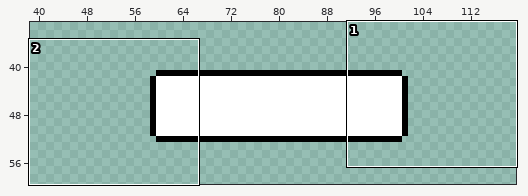
One commit to this pixel-art file: GameJam/Assets/Sprites/UI/Text_Box.aseprite. Above: a wide view before the commit, with the close-up outlined.
Close-up. Earlier state:
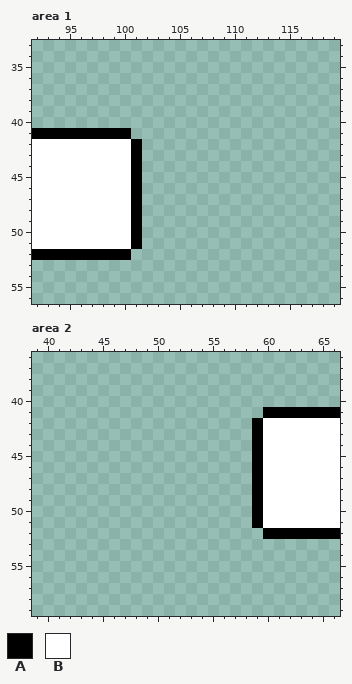
160x90 pixels, 1 frame. Shown: area 1: x 92..119, y 33..56; area 2: x 39..66, y 36..59. The wide view leaves out empty margins.
Visible layers, top first: "Layer 3", "Layer 1".
Palette (. is transparent): A #000000  B #ffffff
Pixels before, area 1, first column x 92:
41 AAAAAAAAA.
42 BBBBBBBBBA
43 BBBBBBBBBA
44 BBBBBBBBBA
45 BBBBBBBBBA
46 BBBBBBBBBA
47 BBBBBBBBBA
48 BBBBBBBBBA
49 BBBBBBBBBA
50 BBBBBBBBBA
51 BBBBBBBBBA
52 AAAAAAAAA.
Pixels before, area 2, first column x 59:
41 .AAAAAAA
42 ABBBBBBB
43 ABBBBBBB
44 ABBBBBBB
45 ABBBBBBB
46 ABBBBBBB
47 ABBBBBBB
48 ABBBBBBB
49 ABBBBBBB
50 ABBBBBBB
51 ABBBBBBB
52 .AAAAAAA
New version:
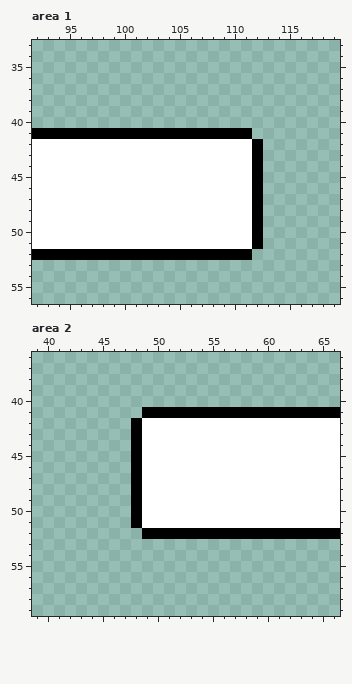
From the commit log: Realized what was actually wrong and fixed the text box
The edit:
Changed rows in their new state; - is an unchanged pixel.
Area 1, layer "Layer 3":
first column x 101:
41 AAAAAAAAAAA-
42 BBBBBBBBBBBA
43 BBBBBBBBBBBA
44 BBBBBBBBBBBA
45 BBBBBBBBBBBA
46 BBBBBBBBBBBA
47 BBBBBBBBBBBA
48 BBBBBBBBBBBA
49 BBBBBBBBBBBA
50 BBBBBBBBBBBA
51 BBBBBBBBBBBA
52 AAAAAAAAAAA-
Area 2, layer "Layer 3":
first column x 48:
41 -AAAAAAAAAAA
42 ABBBBBBBBBBB
43 ABBBBBBBBBBB
44 ABBBBBBBBBBB
45 ABBBBBBBBBBB
46 ABBBBBBBBBBB
47 ABBBBBBBBBBB
48 ABBBBBBBBBBB
49 ABBBBBBBBBBB
50 ABBBBBBBBBBB
51 ABBBBBBBBBBB
52 -AAAAAAAAAAA
Where, in picture pixels (left, top, right, bottom), the same in both close-ups:
changed: (131, 128, 263, 260)
changed: (131, 407, 263, 539)
